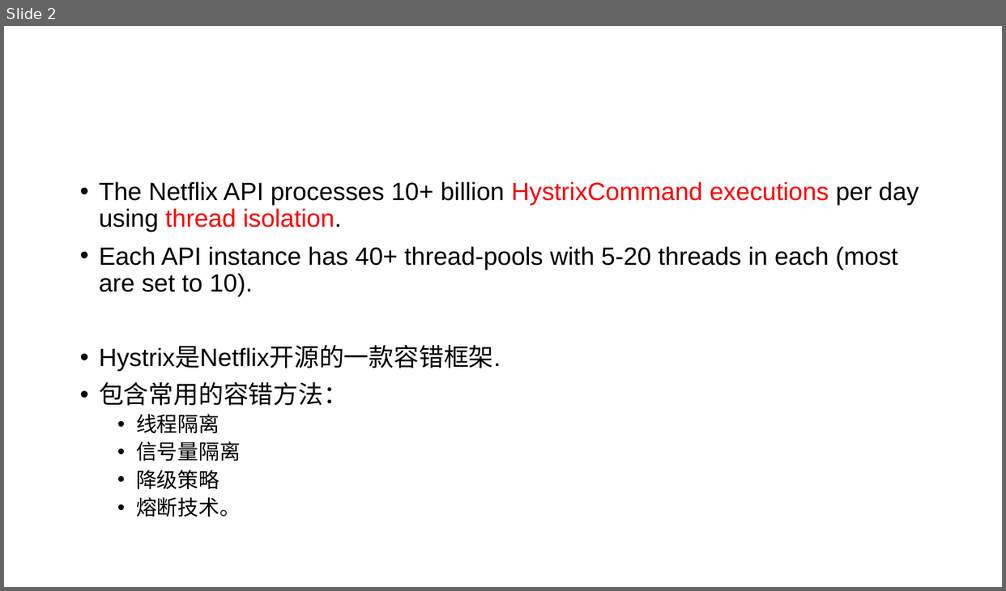
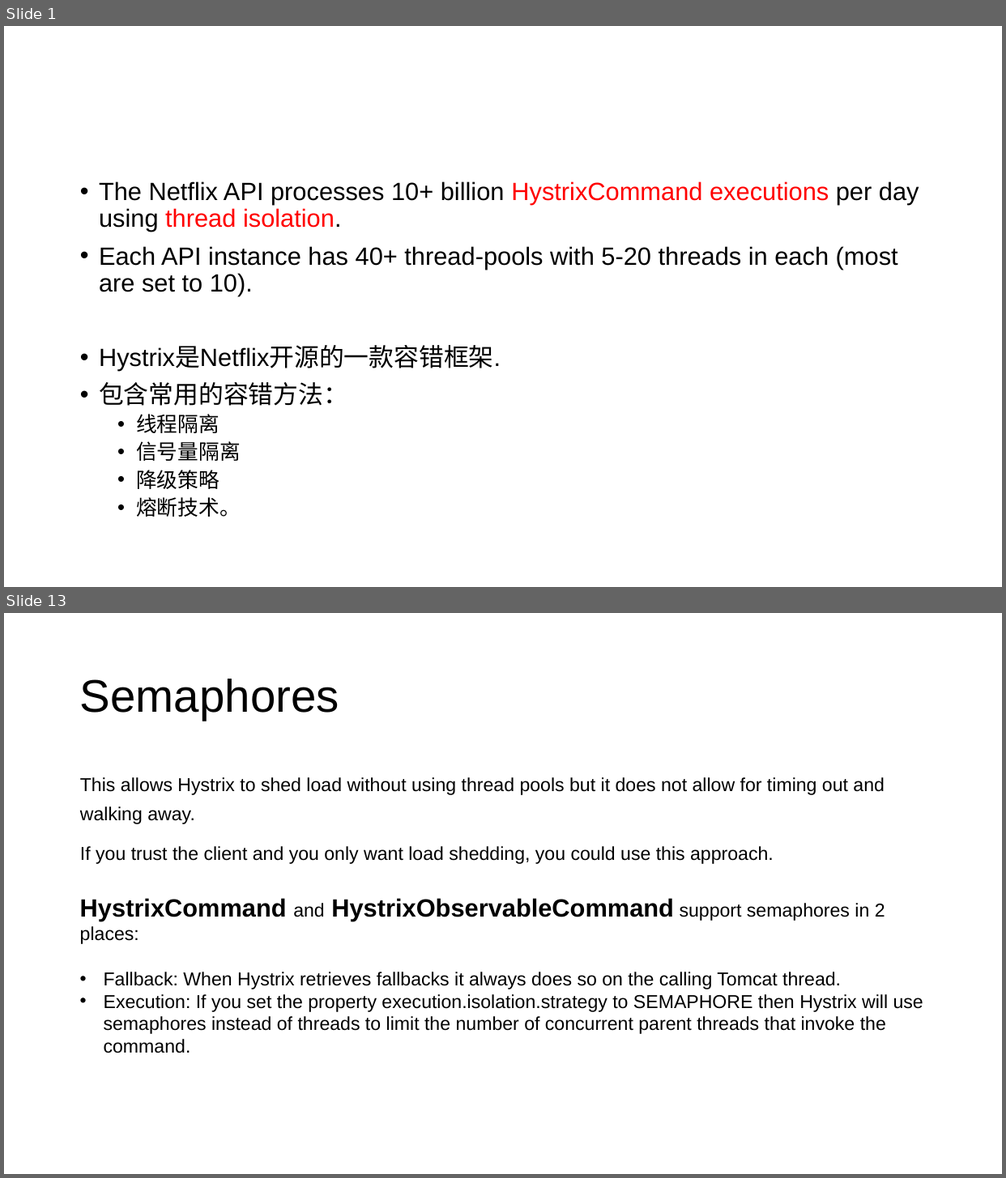
Before and after one commit to zy475459736/progress, a slide deck: springboot/hystrix/hystrix.pptx. Shown one above the other, each under a label of ours: slide 2 before the commit, slides 1 and 13 after it; the slides between them are not shown. The pictures are 1006x591 and 1006x1178 pixels, drawn with LibreOffice and Linux fonts; fonts in the diff are those of the drawing. Boxes give left, top, right and bottom in pixels: in the first picture for what was removed or moved away, otherwise in the second. Text is boxed around its words. In the diff, an @@ line names an element or a change of style, - is before the commit and + after.

Commit message:
hystrix ppt

```diff
--- a/springboot/hystrix/hystrix.pptx
+++ b/springboot/hystrix/hystrix.pptx
@@ slide 13 added at [4, 613, 1002, 1174], background #FFFFFF @@
@@ title added at [80, 679, 339, 720], 44 pt, text #000000 @@
+Semaphores
@@ text added at [80, 777, 884, 864], 18 pt, text #000000 @@
+This allows Hystrix to shed load without using thread pools but it does not allow for timing out and walking away.
+If you trust the client and you only want load shedding, you could use this approach.
@@ text added at [80, 898, 923, 1054], 18 pt, text #000000 @@
+HystrixCommand and HystrixObservableCommand support semaphores in 2 places:
+• Fallback: When Hystrix retrieves fallbacks it always does so on the calling Tomcat thread.
+• Execution: If you set the property execution.isolation.strategy to SEMAPHORE then Hystrix will use semaphores instead of threads to limit the number of concurrent parent threads that invoke the command.
@@ what was slide 2 is now slide 1 @@
```
Also in this commit, not shown: 22 other slides added, 1 slide removed.
